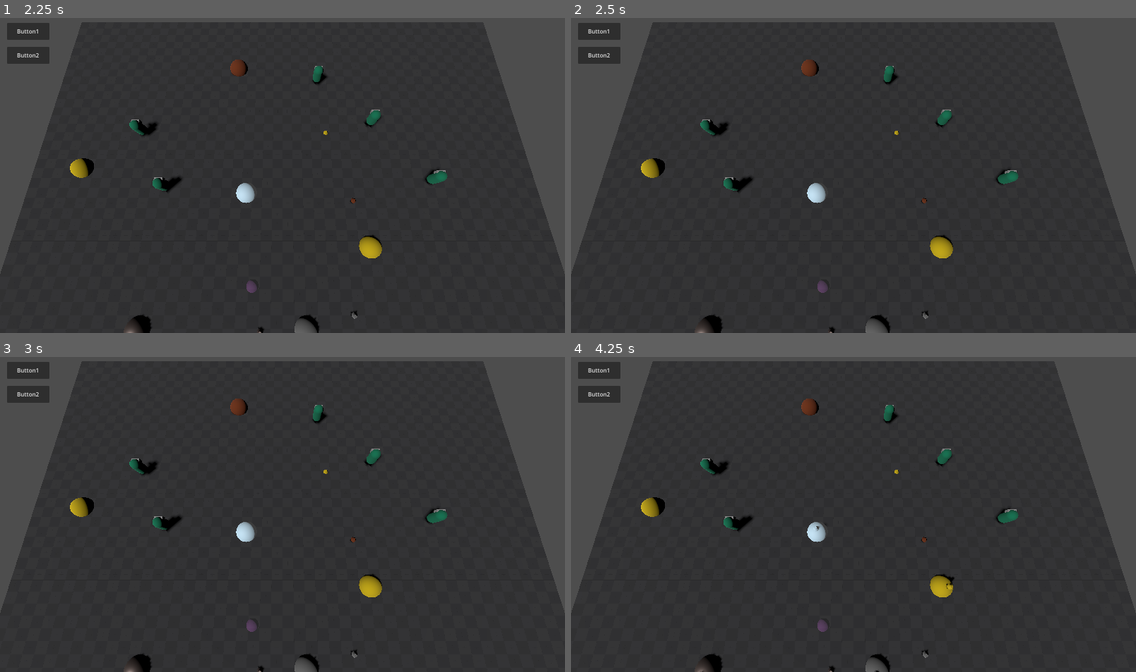
Above: before the commit, frames 1-4 (two rows, left to right).
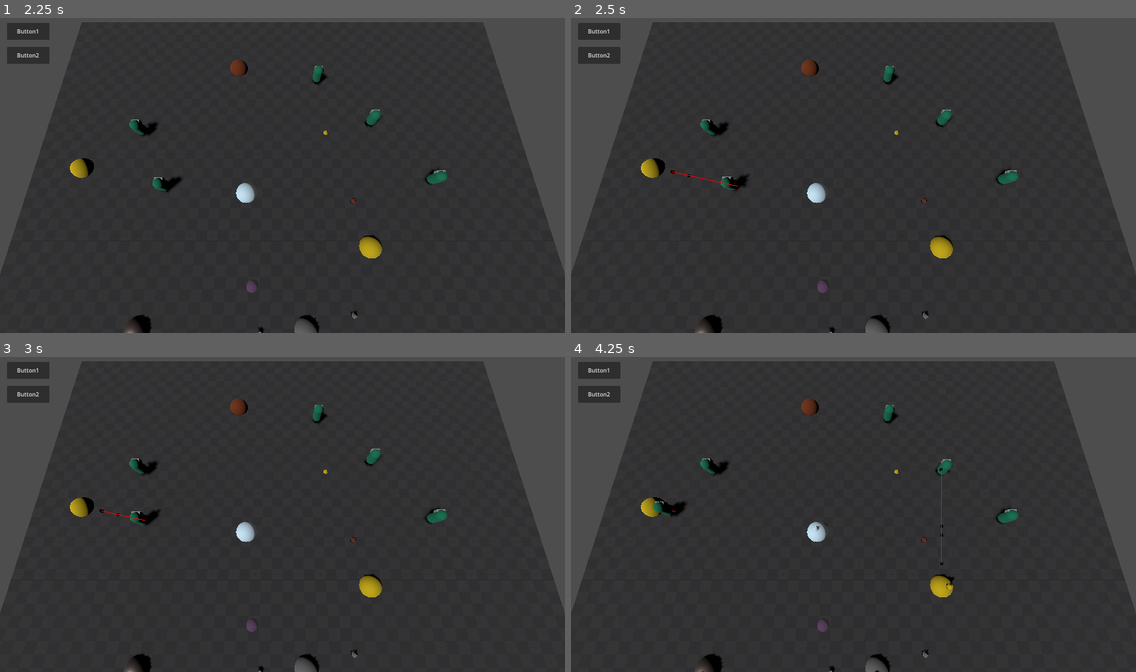
Above: after the commit, the same moments.

Repository: swpgamedev/outpost-defense
Game: Godot game, scene res://WorldScenes/TestScenes/worker_test_level.tscn
Two runs of this game, one before a commit and one after it. Both use one fixed random seed, a clock stepped at 60 frames per second and the inputs below. The project has no main scene, so this scene is started directly.
Inputs (mouse positions are in pixels of both pictures, inside the frame that each line leads up to):
- Up to frame 1 (2.25 s): click "Button1" at 0.5 s; click "Button2" at 1.25 s; tap Enter (ui_accept) at 2 s; move the mouse to (406, 159) at 2.02 s; hold D (move_right) from 2.03 s (still down); tap 0 (test) at 2.1 s; click (406, 159) at 2.17 s
- Up to frame 2 (2.5 s): keep holding D (move_right); tap Space (jump) at 2.27 s
- Up to frame 3 (3 s): move the mouse to (169, 530) at 2.77 s; release D (move_right) at 2.78 s; hold S (move_back) from 2.78 s (still down); tap 0 (test) at 2.85 s; click (169, 530) at 2.92 s
- Up to frame 4 (4.25 s): tap Space (jump) at 3.02 s; move the mouse to (910, 445) at 3.52 s; release S (move_back) at 3.53 s; hold D (move_right) from 3.53 s (still down); tap 0 (test) at 3.6 s; click (910, 445) at 3.67 s

Frame 1 is identical in both runs. In frame 2, 0.1% of the frame differs, in the area x 17-33%, y 48-56%; in frame 3, 0.3%; in frame 4, 0.6%, in the area x 14-68%, y 29-66%.

Commit message:
Scuffed telling workers where to go

Diff:
--- a/Characters/Worker/worker_behavior.gd
+++ b/Characters/Worker/worker_behavior.gd
@@ -3,13 +3,13 @@
 
 # TODO
 # - Seperate worker behaivor into:
+# - Data holder stuff used across all: State, Target
 # -- Movement
 # -- Inventory
 # -- Working action
 # -- Combat
 
 var worker_manager : WorkerManager
-
 
 @export_group("Debug")
 @export var debug_enabled : bool
@@ -61,8 +61,6 @@
 				Set_Destination(Get_Dest_From_Target(target.global_position, stopping_dist))
 
 
-	if Input.is_mouse_button_pressed(MOUSE_BUTTON_LEFT) :
-		worker_manager.AssignWorker(self, worker_manager.JobType.GatherWood)
 
 
 func _physics_process(_delta: float) -> void:
@@ -116,6 +114,7 @@
 
 	return height
 
+# bring up to helper util class
 func DoRayCast(origin : Vector3, end : Vector3, length : float, can_collide_with_areas : bool) -> Dictionary :
 	var result : Dictionary
 	var space_state = get_world_3d().direct_space_state
--- a/Utility/Managers/worker_manager.gd
+++ b/Utility/Managers/worker_manager.gd
@@ -1,18 +1,28 @@
 extends Node
+
+# split job type into
+# - Idle
+# - Gather
+# - Logistics
+# - Repair
+# gather can have further assigning
 
 enum JobType {None, GatherGold, GatherWood, GatherStone, GatherIron, GatherCrystal, Logistics, Repair}
 
-@export var worker_dict : Dictionary[Worker, int]
+@export var worker_dict : Dictionary[Worker, int] = {}
+
+var test_index : int = 0
 
 func _process(delta: float) -> void:
 	if Input.is_action_just_pressed("test") :
-		print("worker_dict: " + str(worker_dict))
-		print("Keys: " + str(worker_dict.keys()))
-		print("Values: " + str(worker_dict.values()))
-
+		if test_index < JobType.size() - 1 :
+			test_index+= 1
+		else :
+			test_index = 0
 		var selected_worker : Worker = GetClosestIdleWorkerAtPos(Vector3.ZERO)
-		if selected_worker != null and worker_dict[selected_worker] != null:
-			AssignWorker(selected_worker, JobType.Logistics)
+		if selected_worker != null :
+			AssignWorker(selected_worker, int(JobType.values()[test_index]))
+			selected_worker.target = ResourceManager.GetClosestResourceNode(selected_worker.global_position, ResourceManager.ResourceType.Gold)
 
 
 
@@ -27,7 +37,7 @@
 	var closest_worker : Worker = null
 	var shortest_distance : float = INF
 
-	var workers_to_check : Array[Worker] = worker_dict.keys()
+	var workers_to_check : Array[Worker] = worker_dict.duplicate().keys()
 	for check_worker in workers_to_check :
 		var distance : float = origin.distance_to(check_worker.global_position)
 		if distance < shortest_distance :
--- a/WorldScenes/TestScenes/worker_test_level.tscn
+++ b/WorldScenes/TestScenes/worker_test_level.tscn
@@ -73,39 +73,41 @@
 transform = Transform3D(0.7069928, 0.48655125, 0.51325345, -0.09646886, -0.65260273, 0.751534, 0.7006104, -0.5808421, -0.41444832, 0, 2.812119, 0)
 shadow_enabled = true
 
-[node name="Worker" parent="." unique_id=566881945 node_paths=PackedStringArray("debug_target") instance=ExtResource("3_k7njs")]
+[node name="Workers" type="Node3D" parent="." unique_id=1552203236]
+
+[node name="Worker" parent="Workers" unique_id=566881945 node_paths=PackedStringArray("debug_target") instance=ExtResource("3_k7njs")]
 transform = Transform3D(1, 0, 0, 0, 1, 0, 0, 0, 1, 14.5, 1, 10)
 axis_lock_angular_x = true
 axis_lock_angular_z = true
-debug_target = NodePath("../DebugTarget")
+debug_target = NodePath("../../DebugTarget")
 stopping_dist = 2.0
 
-[node name="Worker2" parent="." unique_id=989758019 node_paths=PackedStringArray("debug_target") instance=ExtResource("3_k7njs")]
+[node name="Worker2" parent="Workers" unique_id=989758019 node_paths=PackedStringArray("debug_target") instance=ExtResource("3_k7njs")]
 transform = Transform3D(1, 0, 0, 0, 1, 0, 0, 0, 1, -9.313629, 1, 11.112507)
 axis_lock_angular_x = true
 axis_lock_angular_z = true
-debug_target = NodePath("../DebugTarget")
+debug_target = NodePath("../../DebugTarget")
 stopping_dist = 2.0
 
-[node name="Worker3" parent="." unique_id=475942067 node_paths=PackedStringArray("debug_target") instance=ExtResource("3_k7njs")]
+[node name="Worker3" parent="Workers" unique_id=475942067 node_paths=PackedStringArray("debug_target") instance=ExtResource("3_k7njs")]
 transform = Transform3D(1, 0, 0, 0, 1, 0, 0, 0, 1, 11.319254, 1, 4.1179886)
 axis_lock_angular_x = true
 axis_lock_angular_z = true
-debug_target = NodePath("../DebugTarget")
+debug_target = NodePath("../../DebugTarget")
 stopping_dist = 2.0
 
-[node name="Worker4" parent="." unique_id=623260697 node_paths=PackedStringArray("debug_target") instance=ExtResource("3_k7njs")]
+[node name="Worker4" parent="Workers" unique_id=623260697 node_paths=PackedStringArray("debug_target") instance=ExtResource("3_k7njs")]
 transform = Transform3D(1, 0, 0, 0, 1, 0, 0, 0, 1, -14.580553, 1, 4.7804985)
 axis_lock_angular_x = true
 axis_lock_angular_z = true
-debug_target = NodePath("../DebugTarget")
+debug_target = NodePath("../../DebugTarget")
 stopping_dist = 2.0
 
-[node name="Worker5" parent="." unique_id=1343740525 node_paths=PackedStringArray("debug_target") instance=ExtResource("3_k7njs")]
+[node name="Worker5" parent="Workers" unique_id=1343740525 node_paths=PackedStringArray("debug_target") instance=ExtResource("3_k7njs")]
 transform = Transform3D(1, 0, 0, 0, 1, 0, 0, 0, 1, -3.8600483, 1, 16.427277)
 axis_lock_angular_x = true
 axis_lock_angular_z = true
-debug_target = NodePath("../DebugTarget")
+debug_target = NodePath("../../DebugTarget")
 stopping_dist = 2.0
 
 [node name="DebugTarget" type="Node3D" parent="." unique_id=1729126804]
